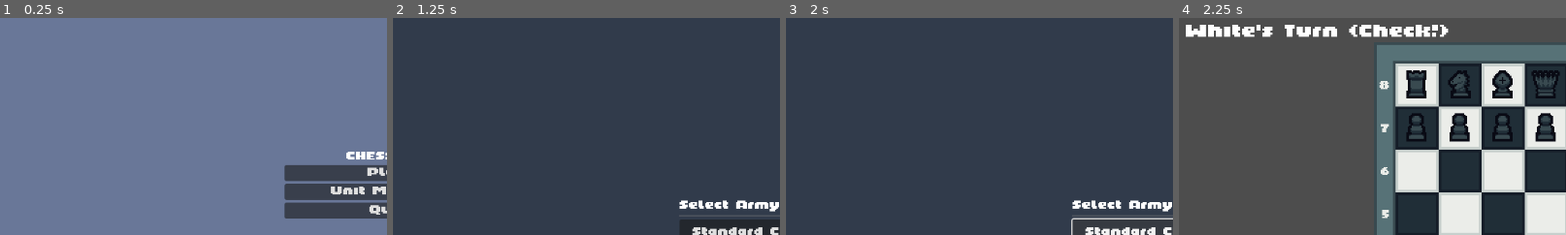
Above: before the commit, frames 1-4 (left to right).
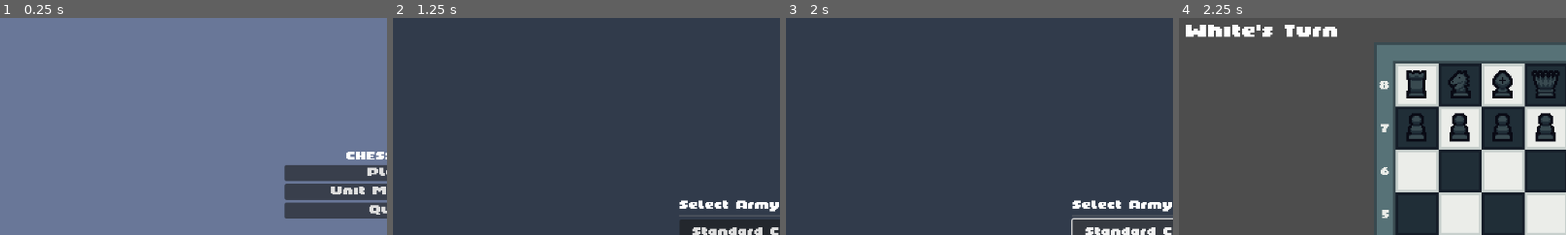
Above: after the commit, the same moments.

Repository: Jayd-H/chess-100
Game: Godot game, scene res://scenes/ui/main_menu.tscn
Same seed, same stepped clock (60 frames per second), same inputs: the game is played once before the commit and once after it. Sound files missing from this copy of the repository are replaced by a short silence.
Inputs:
- Up to frame 1 (0.25 s): no input
- Up to frame 2 (1.25 s): click "Play" at 0.5 s
- Up to frame 3 (2 s): click "Standard Chess Setup" at 1.25 s
- Up to frame 4 (2.25 s): click "Play" at 2 s
The pictures show only the part of the screen within x 0-50%, y 0-50%; the shares and areas given below are measured in that part.

Frames 1-3 are identical in both runs. In frame 4, 1.0% of the frame differs, in the area x 43-70%, y 3-9%.

Commit message:
fix: oscillating checks

Diff:
--- a/scripts/game_controller.gd
+++ b/scripts/game_controller.gd
@@ -229,7 +229,7 @@
 		board_view.highlight_square(check_highlight_pos.x, check_highlight_pos.y, false)
 		check_highlight_pos = null
 
-	# Reset the game state to PLAYING (will be updated by check_game_state if necessary)
+	# Reset to PLAYING state - the check detection will set it back if needed
 	change_game_state(GameState.PLAYING)
 
 	# Play sound effect
@@ -315,6 +315,9 @@
 # Start a new game
 func start_game():
 	print("GameController: Starting new game")
+	# Explicitly set to false during setup
+	game_initialized = false
+
 	# Reset chess logic
 	if chess_logic:
 		chess_logic.reset_game()
--- a/scripts/main.gd
+++ b/scripts/main.gd
@@ -31,15 +31,16 @@
 	# Create UI elements if they don't exist
 	setup_ui()
 
-	# Connect to game controller signals
+	# Disconnect any existing connections to avoid duplicates
 	if game_controller:
-		if game_controller.has_signal("game_state_changed"):
-			if not game_controller.is_connected("game_state_changed", _on_game_state_changed):
-				game_controller.game_state_changed.connect(_on_game_state_changed)
+		if game_controller.is_connected("game_state_changed", _on_game_state_changed):
+			game_controller.game_state_changed.disconnect(_on_game_state_changed)
+		if game_controller.is_connected("turn_changed", _on_turn_changed):
+			game_controller.turn_changed.disconnect(_on_turn_changed)
 
-		if game_controller.has_signal("turn_changed"):
-			if not game_controller.is_connected("turn_changed", _on_turn_changed):
-				game_controller.turn_changed.connect(_on_turn_changed)
+		# Connect to game controller signals
+		game_controller.game_state_changed.connect(_on_game_state_changed)
+		game_controller.turn_changed.connect(_on_turn_changed)
 
 	# Update the UI initially
 	update_ui()
@@ -100,9 +101,9 @@
 	# Update game state
 	var state = game_controller.get_current_state()
 	if state != null:
-		# We need to use a match with constants since we can't directly access GameState enum
+		# Use the correct state values - CHECK is 2, not 1
 		match state:
-			1:  # GameState.CHECK
+			2:  # GameState.CHECK
 				turn_text += " (Check!)"
 			3:  # GameState.CHECKMATE
 				var result = game_controller.get_game_result()
